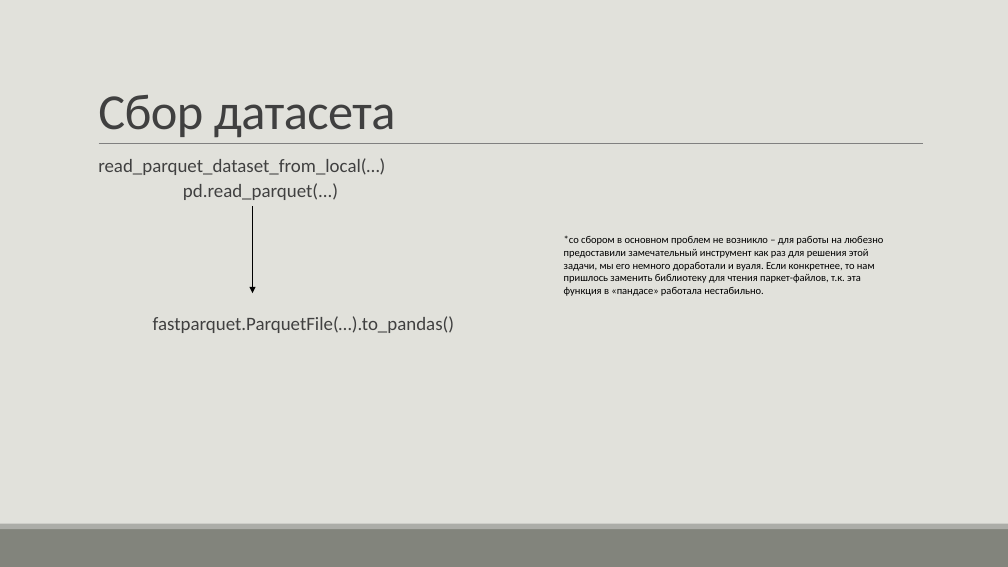
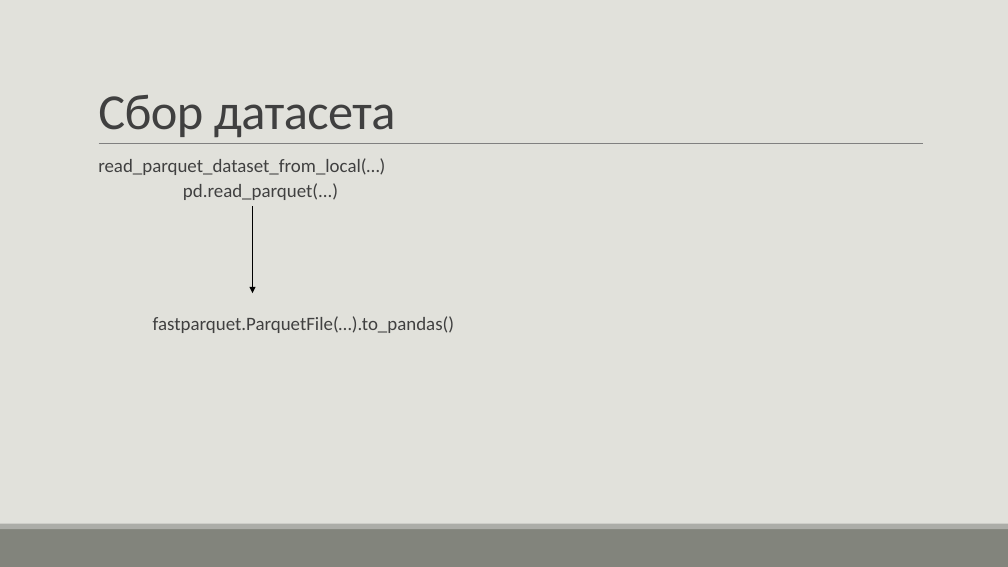
Before and after one commit to Fennec120/grad_2, a slide deck: slide 5 of защита_презентация.pptx. Drawn at 1008x567 pixels with LibreOffice and Linux fonts; fonts in the diff are those of the drawing. Boxes give left, top, right and bottom in pixels: in the first picture for what was removed or moved away, otherwise in the second. Text is boxed around its words. In the diff, an @@ line names an element or a change of style, - is before the commit and + after.

```diff
--- a/защита_презентация.pptx
+++ b/защита_презентация.pptx
@@ text removed at (564,236,883,296) @@
-*со сбором в основном проблем не возникло – для работы на любезно предоставили замечательный инструмент как раз для решения этой задачи, мы его немного доработали и вуаля. Если конкретнее, то нам пришлось заменить библиотеку для чтения паркет-файлов, т.к. эта функция в «пандасе» работала нестабильно.
```
Also in this commit, not shown: 5 other slides changed, 6 slides added, 3 slides removed, 2 other files.
